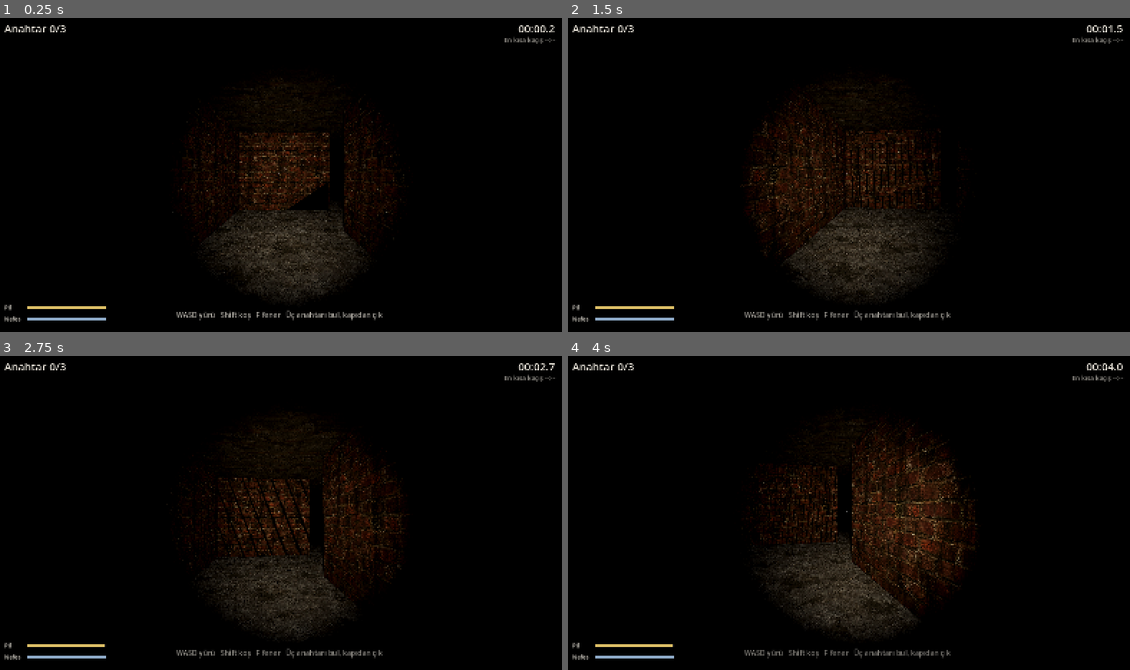
Above: before the commit, frames 1-4 (two rows, left to right).
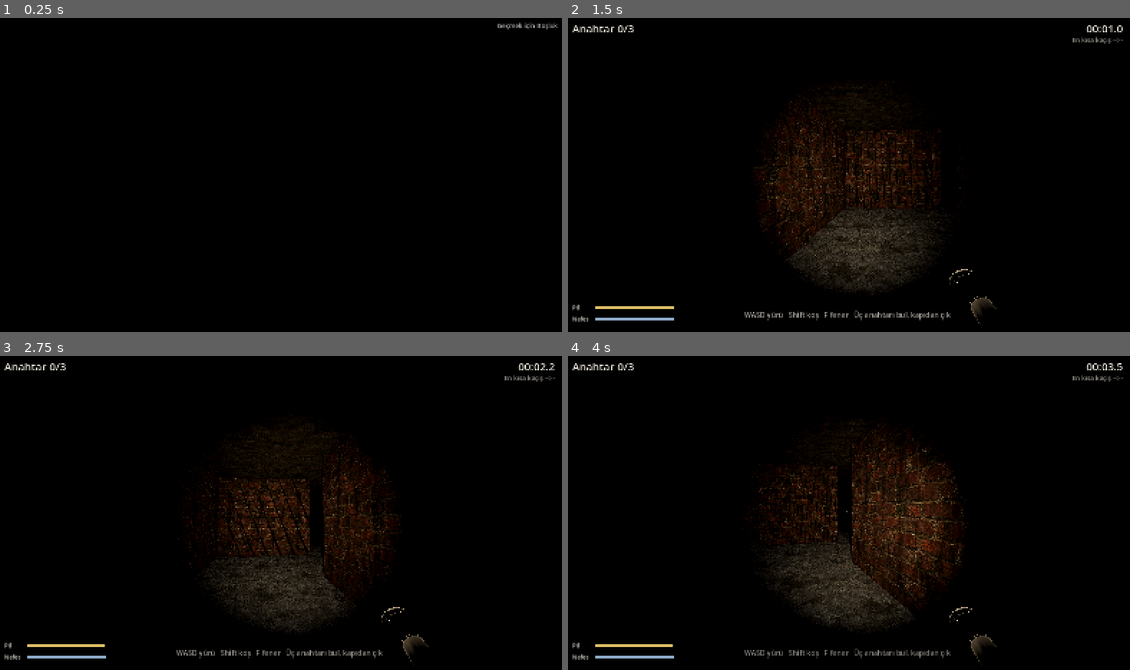
Above: after the commit, the same moments.

Repository: bebisland/yusufipk-kacis-bebis
Game: Godot game, scene res://scenes/intro_video.tscn
Same seed, same stepped clock (60 frames per second), same inputs: the game is played once before the commit and once after it. Before the commit the project starts from res://scenes/main.tscn. Video files are missing from this copy of the repository; at most half a second of black plays in their place.
Inputs (mouse positions are in pixels of both pictures, inside the frame that each line leads up to):
- Up to frame 1 (0.25 s): no input
- Up to frame 2 (1.5 s): tap Enter (ui_accept) at 0.5, 0.77, 1.25 s; move the mouse to (877, 171) at 0.52 s; hold Up from 0.53 s (still down); tap Space at 0.6 s; click (877, 171) at 0.67 s; tap Keypad Enter at 0.8, 1.35 s; move the mouse to (820, 175) at 1.27 s
- Up to frame 3 (2.75 s): keep holding Up; tap Enter (ui_accept) at 1.52, 2 s; tap Space at 1.55, 2.1 s; move the mouse to (292, 506) at 2.02 s; tap Keypad Enter at 2.3 s
- Up to frame 4 (4 s): keep holding Up; tap Enter (ui_accept) at 2.75, 3.02, 3.5, 3.77 s; move the mouse to (837, 516) at 2.77 s; tap Keypad Enter at 2.85, 3.8 s; click (837, 516) at 2.92 s; tap Space at 3.05 s; move the mouse to (888, 516) at 3.52 s; tap Backspace at 3.6 s

The runs differ from the first frame. In frame 1, 9.5% of the frame differs, in the area x 0-100%, y 1-97%; in frame 2, 0.7%; in frame 3, 0.9%; in frame 4, 0.7%.

Commit message:
Add generated stalker, props and Seedance intro/escape films
The stalker is a Meshy image_to_3d rig with a walk clip; run and idle
come from two more auto-rigs of the same mesh. One of those rigs came
back with the hips' rest turned about 117 degrees, so extra clips are
retargeted by global rest rotation before they are merged, and constant
tracks are kept on import so bones do not freeze when clips switch.
Key, door, flashlight and battery are Hunyuan3D v3 LowPoly meshes;
tools/shrink_glb.py cuts every embedded texture to 1024 px.

The navmesh clearance is 0.75 m against a 0.28 m body: with less, voxel
erosion let paths hug wall ends and the stalker wedged on corners. If it
still stalls for a second it is snapped back onto the navmesh.

The game opens with two 5 s Seedance shots joined by a crossfade, and a
successful escape plays an 8 s Seedance shot before the result screen.

Diff:
--- a/project.godot
+++ b/project.godot
@@ -11,7 +11,7 @@
 [application]
 
 config/name="Kaçış"
-run/main_scene="res://scenes/main.tscn"
+run/main_scene="res://scenes/intro_video.tscn"
 config/features=PackedStringArray("4.7", "Forward Plus")
 
 [autoload]
--- /dev/null
+++ b/scenes/intro_video.tscn
@@ -0,0 +1,47 @@
+[gd_scene load_steps=2 format=3]
+
+[ext_resource type="Script" path="res://scripts/intro_video.gd" id="1_iv"]
+
+[node name="IntroVideo" type="Control"]
+layout_mode = 3
+anchors_preset = 15
+anchor_right = 1.0
+anchor_bottom = 1.0
+grow_horizontal = 2
+grow_vertical = 2
+script = ExtResource("1_iv")
+
+[node name="Black" type="ColorRect" parent="."]
+layout_mode = 1
+anchors_preset = 15
+anchor_right = 1.0
+anchor_bottom = 1.0
+grow_horizontal = 2
+grow_vertical = 2
+color = Color(0, 0, 0, 1)
+
+[node name="Video" type="VideoStreamPlayer" parent="."]
+layout_mode = 1
+anchors_preset = 15
+anchor_right = 1.0
+anchor_bottom = 1.0
+grow_horizontal = 2
+grow_vertical = 2
+expand = true
+
+[node name="SkipHint" type="Label" parent="."]
+layout_mode = 1
+anchors_preset = 1
+anchor_left = 1.0
+anchor_right = 1.0
+offset_left = -240.0
+offset_top = 24.0
+offset_right = -24.0
+offset_bottom = 50.0
+grow_horizontal = 0
+theme_override_colors/font_color = Color(0.85, 0.85, 0.85, 0.8)
+theme_override_colors/font_outline_color = Color(0, 0, 0, 0.9)
+theme_override_constants/outline_size = 4
+theme_override_font_sizes/font_size = 18
+text = "Geçmek için Boşluk"
+horizontal_alignment = 2
--- a/scenes/player.tscn
+++ b/scenes/player.tscn
@@ -26,10 +26,11 @@
 far = 80.0
 
 [node name="Flashlight" type="SpotLight3D" parent="Head/Camera"]
-transform = Transform3D(1, 0, 0, 0, 1, 0, 0, 0, 1, 0.16, -0.14, -0.2)
+transform = Transform3D(1, 0, 0, 0, 1, 0, 0, 0, 1, 0.19, -0.17, -0.45)
 light_color = Color(1, 0.93, 0.8, 1)
 light_energy = 4.0
 light_volumetric_fog_energy = 0.8
+light_cull_mask = 4294967293
 shadow_enabled = true
 spot_range = 18.0
 spot_attenuation = 0.9
@@ -40,4 +41,4 @@
 target_position = Vector3(0, 0, -16)
 
 [node name="Hand" type="Node3D" parent="Head/Camera"]
-transform = Transform3D(1, 0, 0, 0, 1, 0, 0, 0, 1, 0.16, -0.15, -0.28)
+transform = Transform3D(1, 0, 0, 0, 1, 0, 0, 0, 1, 0.19, -0.19, -0.3)
--- a/scenes/stalker.tscn
+++ b/scenes/stalker.tscn
@@ -4,7 +4,7 @@
 [ext_resource type="Script" path="res://scripts/character_visual.gd" id="2_cv"]
 
 [sub_resource type="CapsuleShape3D" id="Capsule_st"]
-radius = 0.35
+radius = 0.28
 height = 2.1
 
 [node name="Stalker" type="CharacterBody3D"]
--- a/scripts/character_visual.gd
+++ b/scripts/character_visual.gd
@@ -78,9 +78,54 @@
 		if ap and ap.get_animation_list().size() > 0:
 			var key := StringName("x_" + clip)
 			if not lib.has_animation(key):
-				lib.add_animation(key, ap.get_animation(ap.get_animation_list()[0]))
+				var src := ap.get_animation(ap.get_animation_list()[0])
+				var src_skel := _find_skeleton(tmp)
+				var dst_skel := _find_skeleton(anim_player.get_parent())
+				if src_skel and dst_skel:
+					src = _retarget(src, src_skel, dst_skel)
+				lib.add_animation(key, src)
 			_clips[clip] = key
 		tmp.free()
+
+
+func _find_skeleton(n: Node) -> Skeleton3D:
+	if n is Skeleton3D:
+		return n
+	for c in n.get_children():
+		var r := _find_skeleton(c)
+		if r:
+			return r
+	return null
+
+
+## Each clip comes from a separate auto-rig of the same mesh, and those rigs
+## can disagree on bone rest orientation (one came back with the hips turned
+## ~117 degrees). Rewrites rotation keys so every bone keeps the same world
+## orientation relative to its rest: q_dst = C_parent^-1 * q_src * C_bone,
+## with C = global_rest_src^-1 * global_rest_dst.
+func _retarget(anim: Animation, src: Skeleton3D, dst: Skeleton3D) -> Animation:
+	var out := anim.duplicate(true) as Animation
+	var corr := {}
+	for b in dst.get_bone_count():
+		var sb := src.find_bone(dst.get_bone_name(b))
+		if sb < 0:
+			continue
+		var gs := src.get_bone_global_rest(sb).basis.orthonormalized().get_rotation_quaternion()
+		var gd := dst.get_bone_global_rest(b).basis.orthonormalized().get_rotation_quaternion()
+		corr[b] = gs.inverse() * gd
+	for t in out.get_track_count():
+		if out.track_get_type(t) != Animation.TYPE_ROTATION_3D:
+			continue
+		var b := dst.find_bone(String(out.track_get_path(t).get_concatenated_subnames()))
+		if b < 0 or not corr.has(b):
+			continue
+		var p := dst.get_bone_parent(b)
+		var pre: Quaternion = (corr[p] as Quaternion).inverse() if corr.has(p) else Quaternion.IDENTITY
+		var post: Quaternion = corr[b]
+		for k in out.track_get_key_count(t):
+			var q: Quaternion = out.track_get_key_value(t, k)
+			out.track_set_key_value(t, k, (pre * q * post).normalized())
+	return out
 
 
 ## speed in m/s; idle below a crawl, run once past the walk/run midpoint.
--- /dev/null
+++ b/scripts/intro_video.gd
@@ -0,0 +1,45 @@
+extends Control
+## First thing on launch: the Seedance opening film, then the maze.
+## Space, Enter or Esc skip it.
+
+# Loaded by path only, so an export preset limited to selected scenes would
+# leave it out and the game would silently skip the film. Keep "Export all
+# resources" or add *.ogv to the preset's include filter.
+const VIDEO_PATH := "res://assets/video/intro.ogv"
+const GAME := "res://scenes/main.tscn"
+
+@onready var player: VideoStreamPlayer = $Video
+
+var _t := 0.0
+var _leaving := false
+
+
+func _ready() -> void:
+	if Autopilot.enabled() or not ResourceLoader.exists(VIDEO_PATH):
+		_go.call_deferred()
+		return
+	player.stream = load(VIDEO_PATH)
+	player.finished.connect(_go)
+	player.play()
+
+
+func _process(delta: float) -> void:
+	_t += delta
+
+
+func _unhandled_input(event: InputEvent) -> void:
+	if _leaving or _t < 0.5 or not event is InputEventKey:
+		return
+	if not event.is_pressed() or event.is_echo():
+		return
+	var k := (event as InputEventKey).physical_keycode
+	if k in [KEY_SPACE, KEY_ENTER, KEY_KP_ENTER, KEY_ESCAPE]:
+		get_viewport().set_input_as_handled()
+		_go()
+
+
+func _go() -> void:
+	if _leaving:
+		return
+	_leaving = true
+	get_tree().change_scene_to_file(GAME)
--- a/scripts/main.gd
+++ b/scripts/main.gd
@@ -54,6 +54,7 @@
 var _heart_t := 0.0
 var _auto_restart := -1.0
 var _rng := RandomNumberGenerator.new()
+var _bot_seen := {}
 
 
 func _ready() -> void:
@@ -80,9 +81,9 @@
 	get_tree().create_timer(GRACE, false).timeout.connect(func() -> void: stalker.active = phase == Phase.PLAY)
 
 
-## Difficulty: one step per key plus one every 75 seconds.
+## Difficulty: one step per key plus one every 90 seconds.
 func level() -> float:
-	return keys_taken + elapsed / 75.0
+	return keys_taken + elapsed / 90.0
 
 
 func cell_pos(c: Vector2i) -> Vector3:
@@ -322,8 +323,10 @@
 func _bake_nav() -> void:
 	var nm := NavigationMesh.new()
 	nm.geometry_parsed_geometry_type = NavigationMesh.PARSED_GEOMETRY_STATIC_COLLIDERS
-	# Multiples of the 0.25 m voxel so the baker does not round them.
-	nm.agent_radius = 0.5
+	# Multiples of the 0.25 m voxel so the baker does not round them. The
+	# radius is well above the stalker's 0.28 m body because voxel erosion
+	# lets paths hug wall ends by about one cell.
+	nm.agent_radius = 0.75
 	nm.agent_height = 2.25
 	nm.agent_max_climb = 0.25
 	nm.cell_size = 0.25
@@ -348,9 +351,24 @@
 		ModelUtil.fix_meshy_materials(meshes)
 		for mi in meshes:
 			mi.cast_shadow = GeometryInstance3D.SHADOW_CASTING_SETTING_OFF
+			# Layer 2 only: the flashlight's own beam skips it (cull mask).
+			mi.layers = 2
 		var hand := player.get_node("Head/Camera/Hand") as Node3D
 		ModelUtil.fit_height(model, 0.07)
-		hand.add_child(model)
+		# The mesh lies along X with the lens at -X; turn the lens to -Z.
+		var pivot := Node3D.new()
+		pivot.rotation.y = -PI / 2.0
+		pivot.position.y = -0.035
+		pivot.add_child(model)
+		hand.add_child(pivot)
+		# Spill from the lens, lighting only the hand-held model.
+		var spill := OmniLight3D.new()
+		spill.light_cull_mask = 2
+		spill.light_color = Color(1.0, 0.9, 0.75)
+		spill.light_energy = 0.5
+		spill.omni_range = 0.5
+		spill.position = Vector3(0, 0.05, -0.2)
+		hand.add_child(spill)
 
 
 func _place_items() -> void:
@@ -409,12 +427,24 @@
 	stalker = (load("res://scenes/stalker.tscn") as PackedScene).instantiate()
 	var vis := stalker.get_node("Visual") as CharacterVisual
 	vis.model_path = MODEL_STALKER
-	vis.target_height = 2.2
+	# Rest-pose height; the hunched walk clip carries it at about 2 m.
+	vis.target_height = 2.4
 	vis.extra_anims = {"run": MODEL_STALKER_RUN, "idle": MODEL_STALKER_IDLE}
 	stalker.main = self
 	stalker.player = player
 	stalker.position = cell_pos(options[_rng.randi() % options.size()])
 	add_child(stalker)
+	if FileAccess.file_exists("user://stalkercam"):
+		# Dev only: watch the stalker from over its shoulder.
+		var cam := Camera3D.new()
+		cam.position = Vector3(0.6, 2.6, -2.6)
+		cam.rotation_degrees = Vector3(-15, 180, 0)
+		stalker.add_child(cam)
+		cam.make_current.call_deferred()
+		var l := OmniLight3D.new()
+		l.position = Vector3(0, 2.5, 1.2)
+		l.omni_range = 5.0
+		stalker.add_child(l)
 	player.noise.connect(stalker.hear)
 	stalker.caught.connect(_on_caught)
 	stalker.state_changed.connect(func(chasing: bool) -> void:
@@ -583,21 +613,45 @@
 	Autopilot.drive(player, _bot_goal(), stalker, delta)
 
 
+## Plays like someone who does not know the map: heads for a pickup only
+## once it is close, otherwise explores the nearest unvisited cell.
 func _bot_goal() -> Vector3:
+	_bot_seen[pos_cell(player.global_position)] = true
+	if stalker.is_chasing():
+		# Run for whichever nearby cell is furthest from the stalker.
+		var pc := pos_cell(player.global_position)
+		var far := -1.0
+		var flee := player.global_position
+		for dx in range(-3, 4):
+			for dy in range(-3, 4):
+				var c := pc + Vector2i(dx, dy)
+				if maze.in_bounds(c):
+					var d := cell_pos(c).distance_to(stalker.global_position)
+					if d > far:
+						far = d
+						flee = cell_pos(c)
+		return flee
+	if keys_taken >= KEY_COUNT:
+		return exit_goal
 	var groups: Array[StringName] = [&"keys"]
-	if player.battery < 0.25:
+	if player.battery < 0.3:
 		groups.push_front(&"batterys")
 	for g in groups:
-		var best := INF
-		var goal := Vector3.INF
 		for n: Node3D in get_tree().get_nodes_in_group(g):
-			var d := n.global_position.distance_to(player.global_position)
+			if n.global_position.distance_to(player.global_position) < 7.0:
+				return n.global_position
+	var best := INF
+	var goal := exit_goal
+	for x in MAZE_W:
+		for y in MAZE_H:
+			var c := Vector2i(x, y)
+			if _bot_seen.has(c):
+				continue
+			var d := cell_pos(c).distance_to(player.global_position)
 			if d < best:
 				best = d
-				goal = n.global_position
-		if goal != Vector3.INF:
-			return goal
-	return exit_goal
+				goal = cell_pos(c)
+	return goal
 
 
 ## Heartbeat speeds up and the vignette reddens as the stalker gets close,
--- a/scripts/stalker.gd
+++ b/scripts/stalker.gd
@@ -59,7 +59,7 @@
 
 
 func chase_speed() -> float:
-	return minf(3.9 + 0.4 * level(), 6.2)
+	return minf(3.6 + 0.45 * level(), 6.2)
 
 
 func _target_speed() -> float:
@@ -95,7 +95,7 @@
 	var L := level()
 	var p_eye := player.eye_position()
 	var d := global_position.distance_to(player.global_position)
-	var sight := 18.0 + 2.0 * L if player.is_lit() else 7.0 + 0.8 * L
+	var sight := 14.0 + 2.5 * L if player.is_lit() else 6.0 + 1.0 * L
 	var sees := d < sight and (d < 2.5 or _in_fov(p_eye)) and _can_see_point(p_eye)
 	if sees:
 		_last_seen = player.global_position
@@ -110,7 +110,7 @@
 		# Pull the spot a little toward the player so the ray does not end
 		# inside the wall it is painted on.
 		var probe := lp + (player.eye_position() - lp).normalized() * 0.3
-		if global_position.distance_to(lp) < 16.0 + 2.0 * L and _in_fov(probe) and _can_see_point(probe):
+		if global_position.distance_to(lp) < 14.0 + 2.5 * L and _in_fov(probe) and _can_see_point(probe):
 			_investigate(player.global_position)
 
 
@@ -125,7 +125,7 @@
 				_lost_t += delta
 			# For a moment after losing sight it still knows where the player
 			# went, so one corner is not enough to shake it.
-			if _lost_t < 1.2 + 0.25 * level():
+			if _lost_t < 0.8 + 0.25 * level():
 				agent.target_position = player.global_position
 			else:
 				_investigate(_last_seen)
@@ -146,7 +146,7 @@
 
 func _pick_wander_target() -> Vector3:
 	# Drifts toward the player more and more as the round goes on.
-	var hunt := clampf(0.2 + 0.12 * level(), 0.0, 0.85)
+	var hunt := clampf(0.1 + 0.13 * level(), 0.0, 0.85)
 	if randf() < hunt:
 		return main.random_point_near(player.global_position, 3)
 	return main.random_point_near(global_position, 6)
@@ -187,15 +187,11 @@
 		rotation.y = lerp_angle(rotation.y, atan2(hv.x, hv.z), TURN_RATE * delta)
 	visual.set_motion(moved, 1.6, 4.5)
 
-	# Wedged on a corner or another collider: ask for a fresh path.
 	if target_speed > 0.5 and moved < 0.3:
 		_stuck_t += delta
 		if _stuck_t > 1.0:
 			_stuck_t = 0.0
-			if state == State.WANDER or state == State.SEARCH:
-				agent.target_position = main.random_point_near(global_position, 3)
-			else:
-				agent.target_position = agent.target_position
+			_unstick()
 	else:
 		_stuck_t = 0.0
 
@@ -203,6 +199,22 @@
 	if _stride > STRIDE:
 		_stride = 0.0
 		_step_sound()
+
+
+## Sliding along a wall while cutting a corner can leave the body just off
+## the navmesh (which is shrunk by the agent radius), where the next path
+## point lies through the wall. Put it back on the mesh and ask for a new path.
+func _unstick() -> void:
+	var map := get_world_3d().navigation_map
+	var cp := NavigationServer3D.map_get_closest_point(map, global_position)
+	if Autopilot.enabled():
+		print("STALKER unstick at %s -> %s (state %d)" % [global_position, cp, state])
+	if Vector2(cp.x - global_position.x, cp.z - global_position.z).length() > 0.05:
+		global_position = Vector3(cp.x, global_position.y, cp.z)
+	if state == State.WANDER or state == State.SEARCH:
+		agent.target_position = main.random_point_near(global_position, 3)
+	else:
+		agent.target_position = agent.target_position
 
 
 func _step_sound() -> void:
Binary file added: assets/models/battery.glb
Not shown, added: assets/models/battery.glb.import
Binary file added: assets/models/battery_texture_20250901.png
Not shown, added: assets/models/battery_texture_20250901.png.import
Binary file added: assets/models/door.glb
Not shown, added: assets/models/door.glb.import
Binary file added: assets/models/door_texture_20250901.png
Not shown, added: assets/models/door_texture_20250901.png.import
Binary file added: assets/models/flashlight.glb
Not shown, added: assets/models/flashlight.glb.import
Binary file added: assets/models/flashlight_texture_20250901.png
Not shown, added: assets/models/flashlight_texture_20250901.png.import
(and 19 more such lines)
